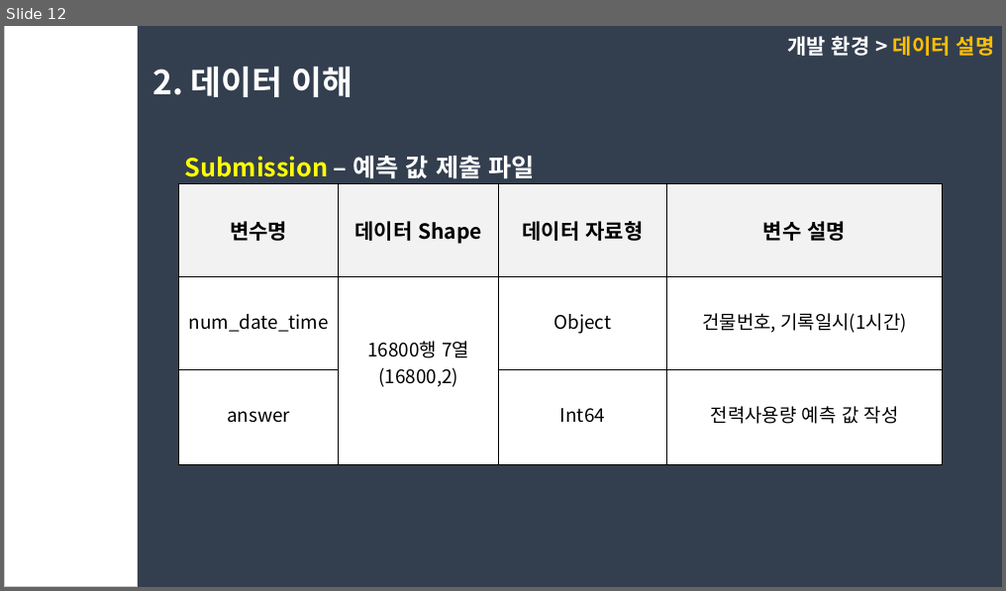
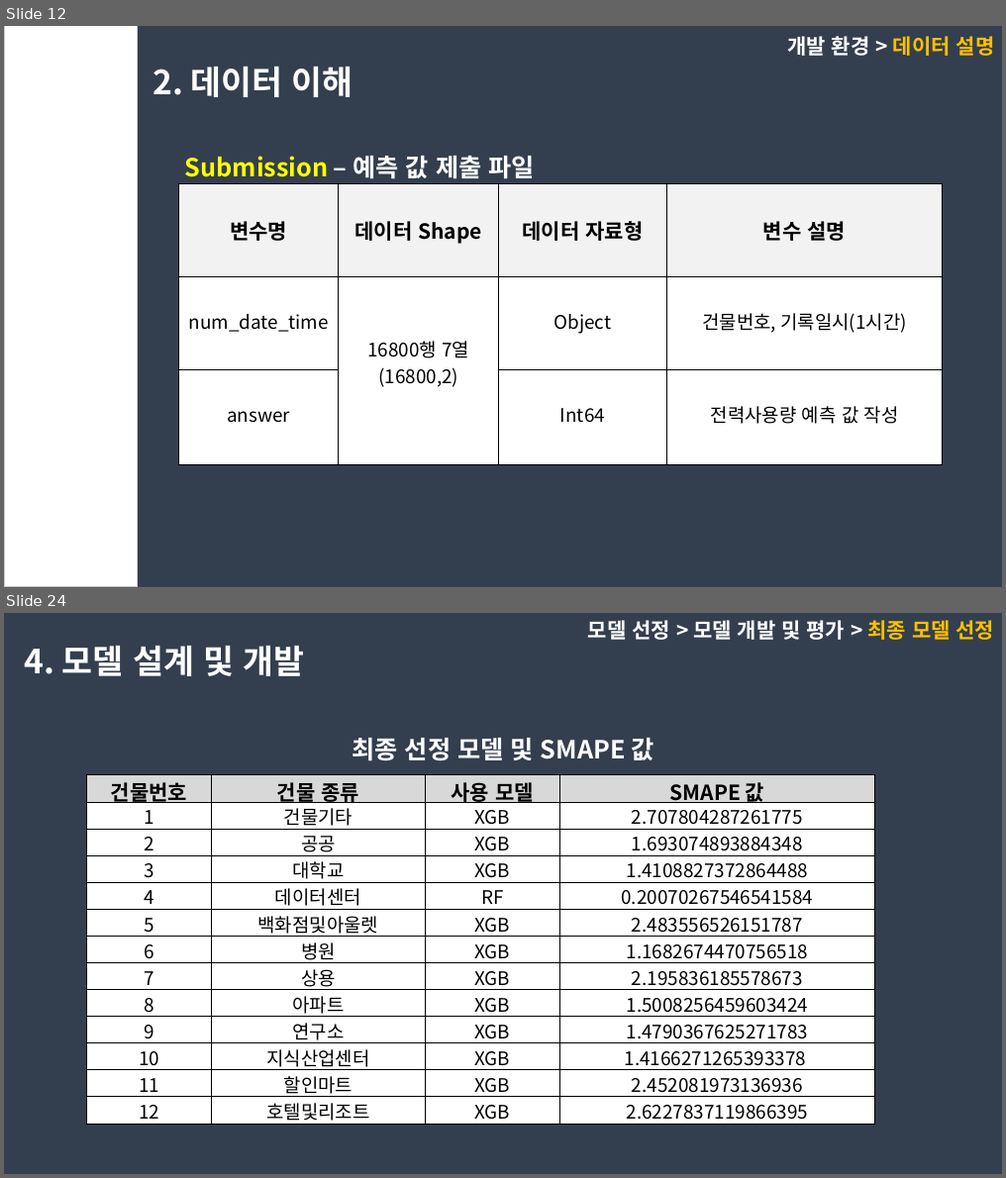
Before and after one commit to dongkieric98/-, a slide deck: electricity.pptx. Shown one above the other, each under a label of ours: slide 12 before the commit, slides 12 and 24 after it; the slides between them are not shown. The pictures are 1006x591 and 1006x1178 pixels, drawn with LibreOffice and Linux fonts; fonts in the diff are those of the drawing. Boxes give left, top, right and bottom in pixels: in the first picture for what was removed or moved away, otherwise in the second. Text is boxed around its words. In the diff, an @@ line names an element or a change of style, - is before the commit and + after.

```diff
--- a/electricity.pptx
+++ b/electricity.pptx
@@ slide 24 added at (x1=4, y1=613, x2=1002, y2=1174), background #333F50 @@
@@ text added at (x1=588, y1=620, x2=995, y2=640), 20 pt, text #FFFFFF, bold @@
+모델 선정 > 모델 개발 및 평가 > 최종 모델 선정
@@ text added at (x1=25, y1=646, x2=305, y2=676), 32 pt, text #FFFFFF, bold @@
+4. 모델 설계 및 개발
@@ text added at (x1=351, y1=738, x2=653, y2=761), 24 pt, text #FFFFFF, bold @@
+최종 선정 모델 및 SMAPE 값
@@ table added at (x1=86, y1=775, x2=874, y2=1129), 13 rows, 4 columns @@
+건물번호 | 건물 종류 | 사용 모델 | SMAPE 값
+1 | 건물기타 | XGB | 2.707804287261775
+2 | 공공 | XGB | 1.693074893884348
+3 | 대학교 | XGB | 1.4108827372864488
+4 | 데이터센터 | RF | 0.20070267546541584
+5 | 백화점및아울렛 | XGB | 2.483556526151787
+6 | 병원 | XGB | 1.1682674470756518
+7 | 상용 | XGB | 2.195836185578673
+8 | 아파트 | XGB | 1.5008256459603424
+9 | 연구소 | XGB | 1.4790367625271783
+10 | 지식산업센터 | XGB | 1.4166271265393378
+11 | 할인마트 | XGB | 2.452081973136936
+12 | 호텔및리조트 | XGB | 2.6227837119866395
```
Also in this commit, not shown: 9 slides changed, 4 other slides added, 6 slides removed, 1 other file.
